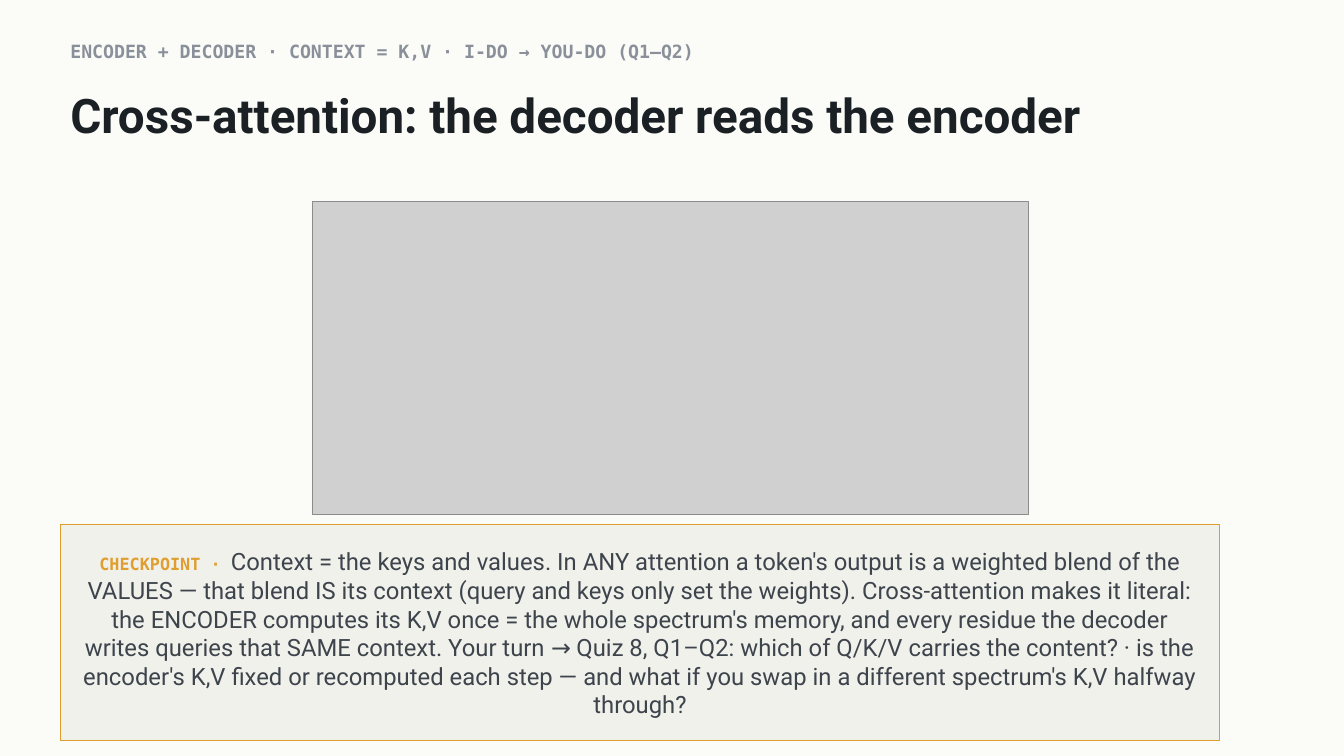
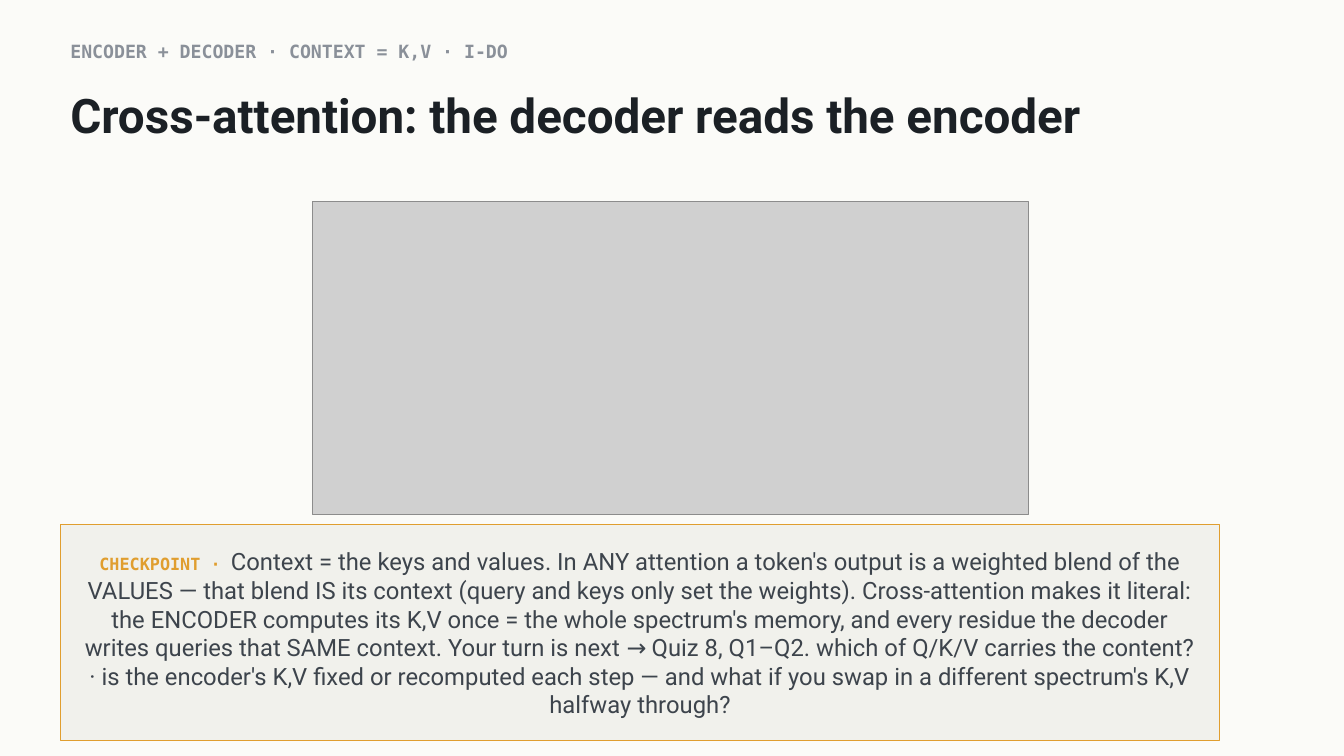
Before and after one commit to indigobio/msacl_dl_course, a slide deck: slide 9 of slides/pptx/lecture08_transformer.pptx. Drawn at 1344x756 pixels with LibreOffice and Linux fonts; fonts in the diff are those of the drawing; grey boxes stand for pictures. Boxes give left, top, right and bottom in pixels: in the first picture for what was removed or moved away, otherwise in the second. Text is boxed around its words. In the diff, an @@ line names an element or a change of style, - is before the commit and + after.

```diff
--- a/slides/pptx/lecture08_transformer.pptx
+++ b/slides/pptx/lecture08_transformer.pptx
@@ text at (70,44,508,61): text changed @@
-ENCODER + DECODER · CONTEXT = K,V · I-DO → YOU-DO (Q1–Q2)
+ENCODER + DECODER · CONTEXT = K,V · I-DO
@@ text in rectangle at (85,552,1194,718): text changed @@
-CHECKPOINT · Context = the keys and values. In ANY attention a token's output is a weighted blend of the VALUES — that blend IS its context (query and keys only set the weights). Cross-attention makes it literal: the ENCODER computes its K,V once = the whole spectrum's memory, and every residue the decoder writes queries that SAME context. Your turn → Quiz 8, Q1–Q2: which of Q/K/V carries the content? · is the encoder's K,V fixed or recomputed each step — and what if you swap in a different spectrum's K,V halfway through?
+CHECKPOINT · Context = the keys and values. In ANY attention a token's output is a weighted blend of the VALUES — that blend IS its context (query and keys only set the weights). Cross-attention makes it literal: the ENCODER computes its K,V once = the whole spectrum's memory, and every residue the decoder writes queries that SAME context. Your turn is next → Quiz 8, Q1–Q2. which of Q/K/V carries the content? · is the encoder's K,V fixed or recomputed each step — and what if you swap in a different spectrum's K,V halfway through?
```
Also in this commit, not shown: 3 slides added, 16 other files.
